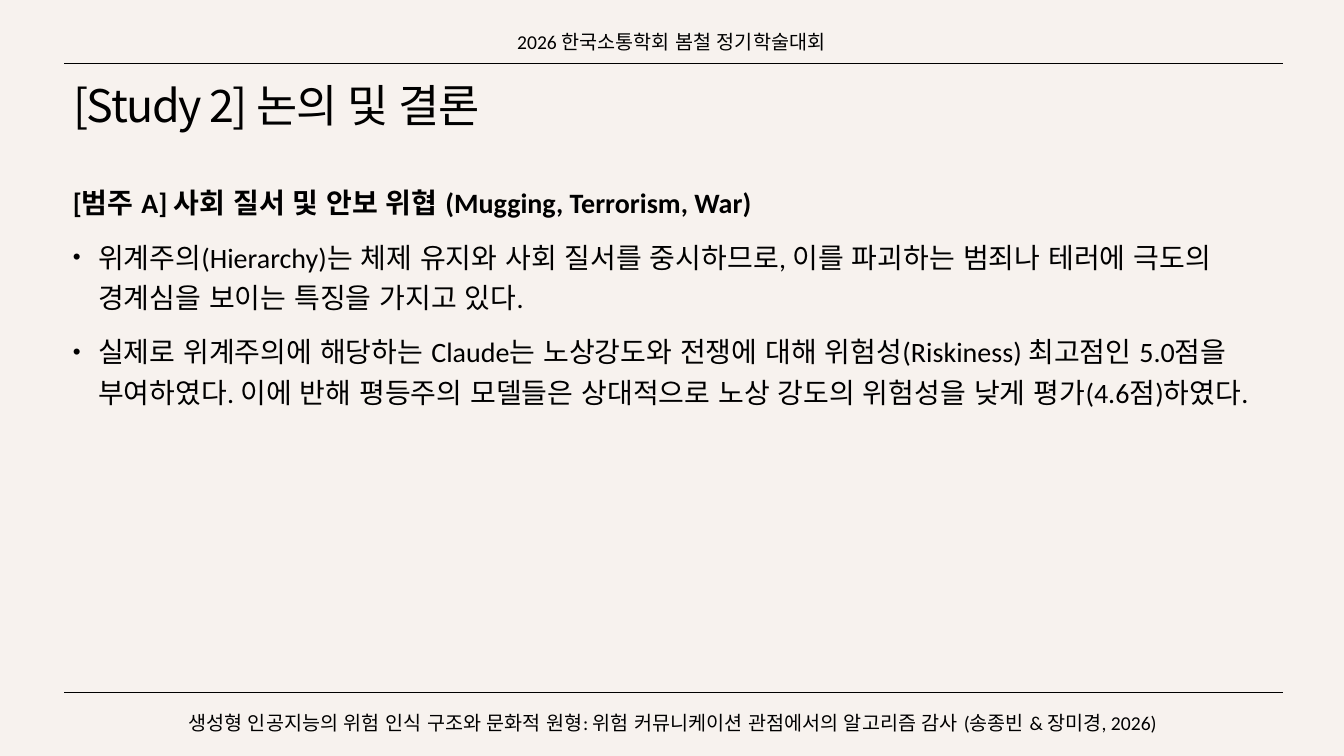
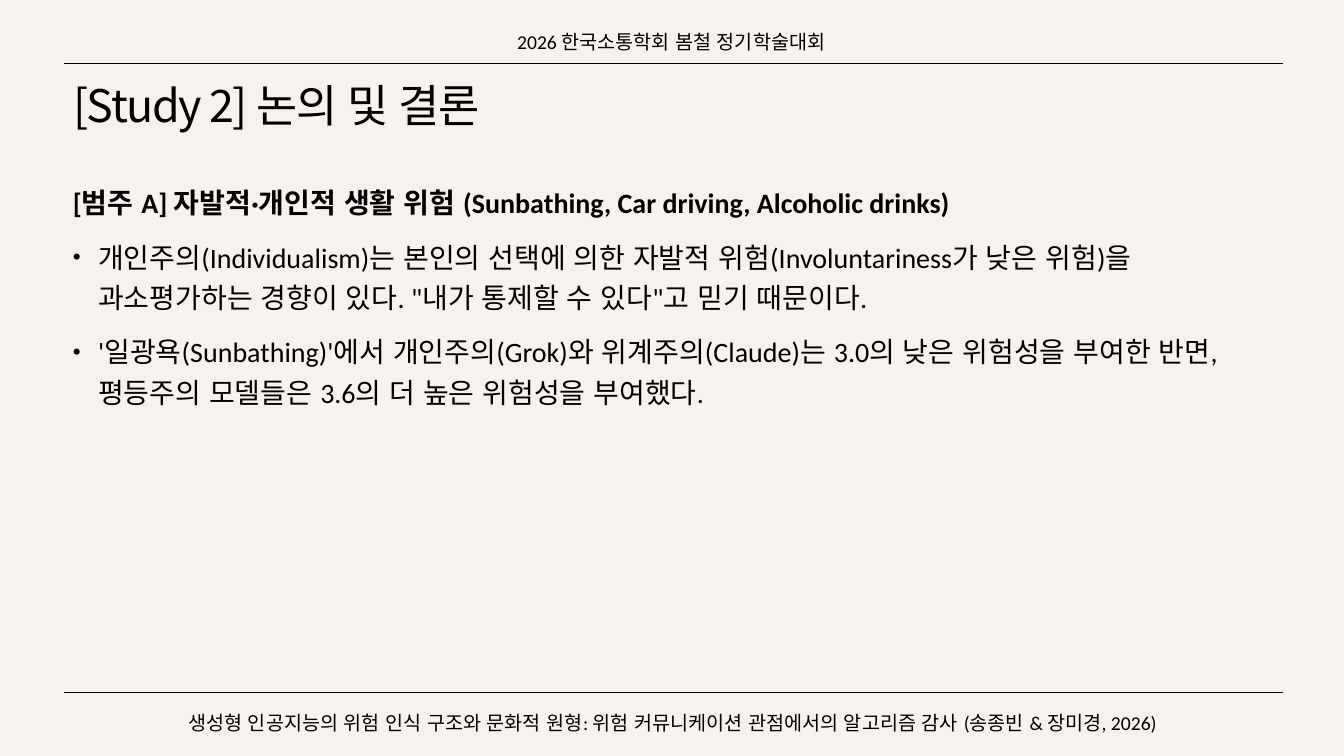
Before and after one commit to SongJongbeen/26-1, a slide deck: slide 35 of 연구/소통학회/생성형 인공지능의 위험 인식 구조와 문화적 원형.pptx (slide 33 before the commit). Drawn at 1344x756 pixels with LibreOffice and Linux fonts; fonts in the diff are those of the drawing. Boxes give left, top, right and bottom in pixels: in the first picture for what was removed or moved away, otherwise in the second. Text is boxed around its words. In the diff, an @@ line names an element or a change of style, - is before the commit and + after.

```diff
--- a/연구/소통학회/생성형 인공지능의 위험 인식 구조와 문화적 원형.pptx
+++ b/연구/소통학회/생성형 인공지능의 위험 인식 구조와 문화적 원형.pptx
@@ text at box(73, 189, 1218, 406): text changed @@
-[범주 A] 사회 질서 및 안보 위협 (Mugging, Terrorism, War)
-• 위계주의(Hierarchy)는 체제 유지와 사회 질서를 중시하므로, 이를 파괴하는 범죄나 테러에 극도의 경계심을 보이는 특징을 가지고 있다.
-• 실제로 위계주의에 해당하는 Claude는 노상강도와 전쟁에 대해 위험성(Riskiness) 최고점인 5.0점을 부여하였다. 이에 반해 평등주의 모델들은 상대적으로 노상 강도의 위험성을 낮게 평가(4.6점)하였다.
+[범주 A] 자발적·개인적 생활 위험 (Sunbathing, Car driving, Alcoholic drinks)
+• 개인주의(Individualism)는 본인의 선택에 의한 자발적 위험(Involuntariness가 낮은 위험)을 과소평가하는 경향이 있다. "내가 통제할 수 있다"고 믿기 때문이다.
+• '일광욕(Sunbathing)'에서 개인주의(Grok)와 위계주의(Claude)는 3.0의 낮은 위험성을 부여한 반면, 평등주의 모델들은 3.6의 더 높은 위험성을 부여했다.
```
Also in this commit, not shown: 1 other slide changed, 6 slides added, 20 other files.
